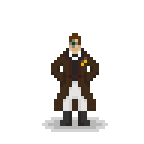
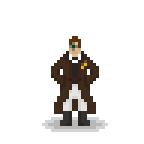
Comparing the layer stacks of the two 144px x 144px images. Changes:
showed "Layer 1 copy 3" over [51, 36, 99, 114]
hid "Layer 1" over [51, 33, 99, 114]
